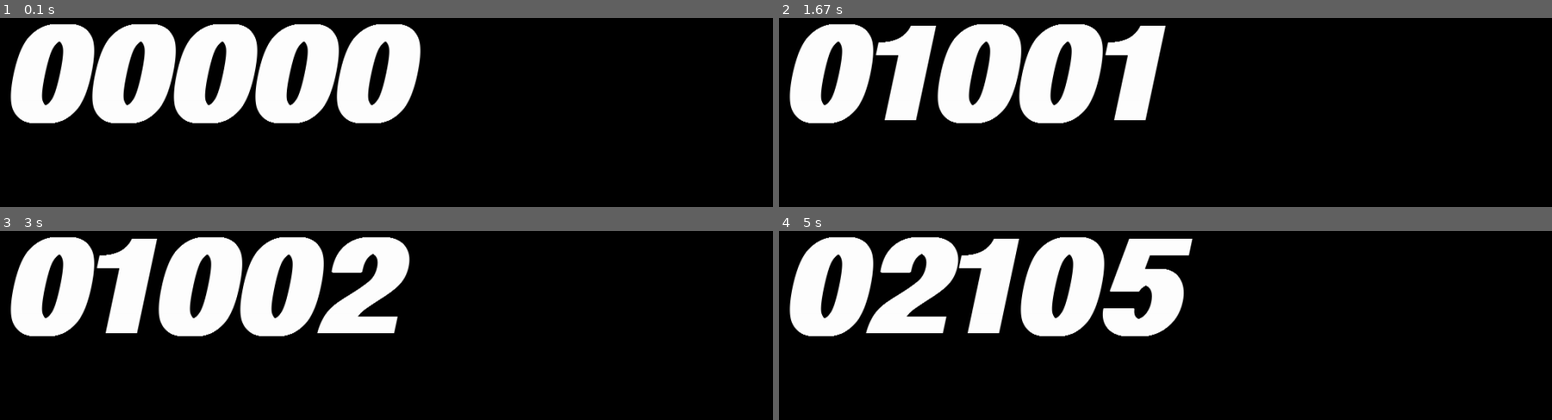
Above: before the commit, frames 1-4 (two rows, left to right).
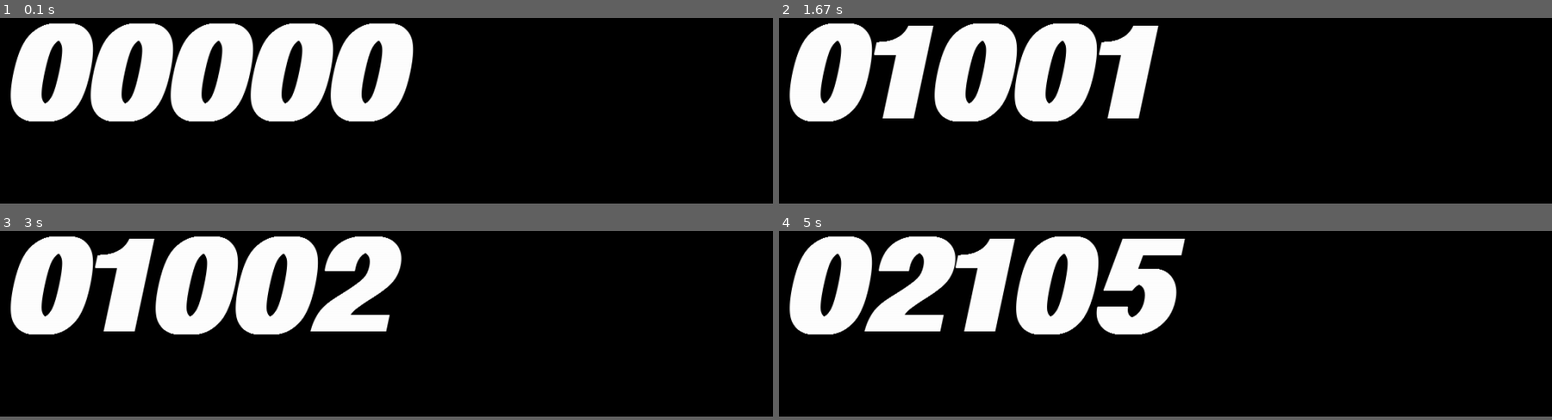
Above: after the commit, the same moments.

Repository: emard/pygame-counter
Game: pygame game, started from counter.py
The game is run twice, just before and just after one commit, with the same random seed, the same clock (stepped at 60 frames per second) and the same inputs.
Inputs:
- Up to frame 1 (0.1 s): no input
- Up to frame 2 (1.67 s): tap F at 0.33 s; tap 2 at 0.67 s; tap Space at 1.63 s
- Up to frame 3 (3 s): tap Space at 2.3 s
- Up to frame 4 (5 s): tap Space at 3.03, 3.9, 4.65 s; tap 3 at 3.12 s; tap 2 at 4.73 s
The window is 900x225 before the commit and 900x221 after it. Grey fills any space a smaller window leaves; there, only what the larger window draws over its background counts as a difference.

The runs differ from the first frame. In frame 1, 5.9% of the frame differs, in the area x 1-55%, y 2-56%; in frame 2, 4.9%; in frame 3, 5.5%; in frame 4, 5.1%.

Commit message:
window geometry and key F toggle fullscreen

Diff:
--- a/counter.py
+++ b/counter.py
@@ -9,7 +9,7 @@
 
 pygame.init()
 width = 1024
-height = width // 4
+height = width * 5 // 20 - width // 256
 screen = pygame.display.set_mode((width, height))
 pygame.display.set_caption(u'Press ESC to quit')
 pygame.display.toggle_fullscreen()
@@ -40,6 +40,8 @@
       break
     if event.key == pygame.K_SPACE:
       counter += 1
+    if event.key == pygame.K_f:
+      pygame.display.toggle_fullscreen()
     if event.key == pygame.K_1:
       counter += 10000
     if event.key == pygame.K_2:
